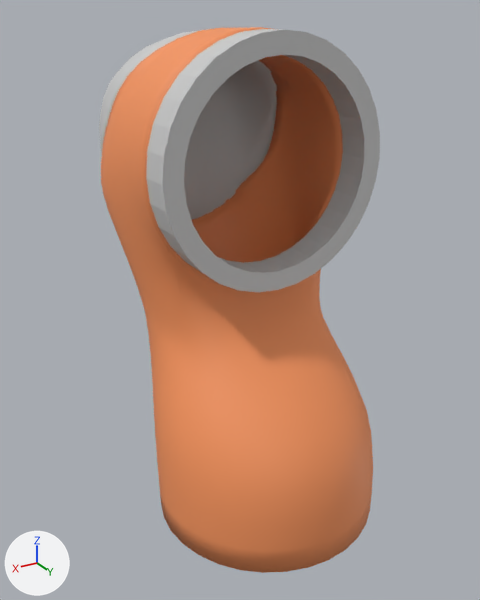
Before and after pictures for a commit that changed the COLLADA model iai_kuka_lwr4_description/meshes/arm_seg_3.dae.
The view is the same before and after, from a 50 mm lens placed at (0.174, 0.262, 0.266), pointed at (0.003, -0.024, 0.123). The axes (+X, +Y, +Z) are drawn at lower left. The lights are the same throughout. Vertices at the same position are counted once.

In view in the first picture: 'arm_seg_3'.
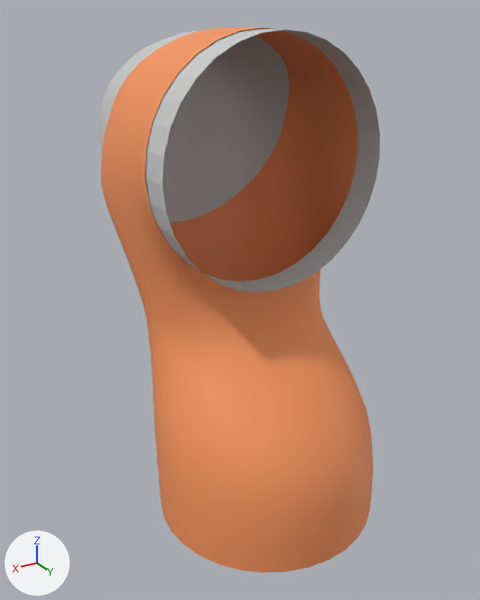
Commit message: fixed position issues for the arm

Boxes (x1, y1, x2, y2) around the edits, measured in the pictures (480 x 600 px):
part 1 of me_segment_geometry_003, deleted
    before: (145, 28, 380, 292)

Diff of the bpy script that builds the scene:
```diff
--- a/iai_kuka_lwr4_description/meshes/arm_seg_3.dae.py
+++ b/iai_kuka_lwr4_description/meshes/arm_seg_3.dae.py
@@ me_segment_geometry_003 @@
 # used by ob_arm_seg_3; location = (0.0, 0.0, 0.0)
-me_segment_geometry_003.from_pydata(...)  # 1704 vertices, 3488 faces; spans x -0.062..0.062, y -0.116..0.061, z 0.008..0.261
+me_segment_geometry_003.from_pydata(...)  # 832 vertices, 1536 faces; spans x -0.062..0.062, y -0.116..0.061, z 0.008..0.261
+# me_segment_geometry_003 part 1: 872 vertices removed from x -0.052..0.052, y -0.106..0.051, z 0.009..0.251
 me_segment_geometry_003.materials.append(mat_red_001_001)
```
